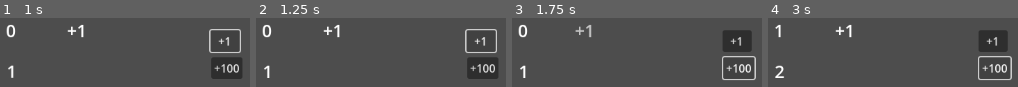
Above: before the commit, frames 1-4 (left to right).
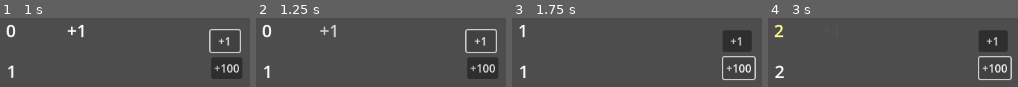
Above: after the commit, the same moments.

Repository: poga/dark-sea
Game: Godot game, scene res://scenes/components/demo.tscn
The game is run twice, just before and just after one commit, with the same random seed, the same clock (stepped at 60 frames per second) and the same inputs. The project has no main scene, so this scene is started directly.
Inputs:
- Up to frame 1 (1 s): click "+1" at 0.5 s
- Up to frame 2 (1.25 s): no input
- Up to frame 3 (1.75 s): click "+100" at 1.25 s
- Up to frame 4 (3 s): click "+1" at 2 s; click "+100" at 2.75 s

Frame 1 is identical in both runs. In frame 2, 0.8% of the frame differs, in the area x 25-34%, y 10-29%; in frame 3, 0.9%, in the area x 2-32%, y 10-28%; in frame 4, 0.9%.

Commit message:
make numbered label damping 0.5

Diff:
--- a/scenes/components/NumberLabel/number_label.gd
+++ b/scenes/components/NumberLabel/number_label.gd
@@ -5,7 +5,7 @@
 var _ui_value: int = 0  # Value shown in UI (lags behind real value)
 var _delta_accumulation: int = 0  # Accumulated delta changes
 var _damping_timer: float = 0.0
-var _damping_delay: float = 1.0
+var _damping_delay: float = 0.5
 var _current_tween: Tween
 
 signal delta_value_update_started(current_value: int, delta: int)
